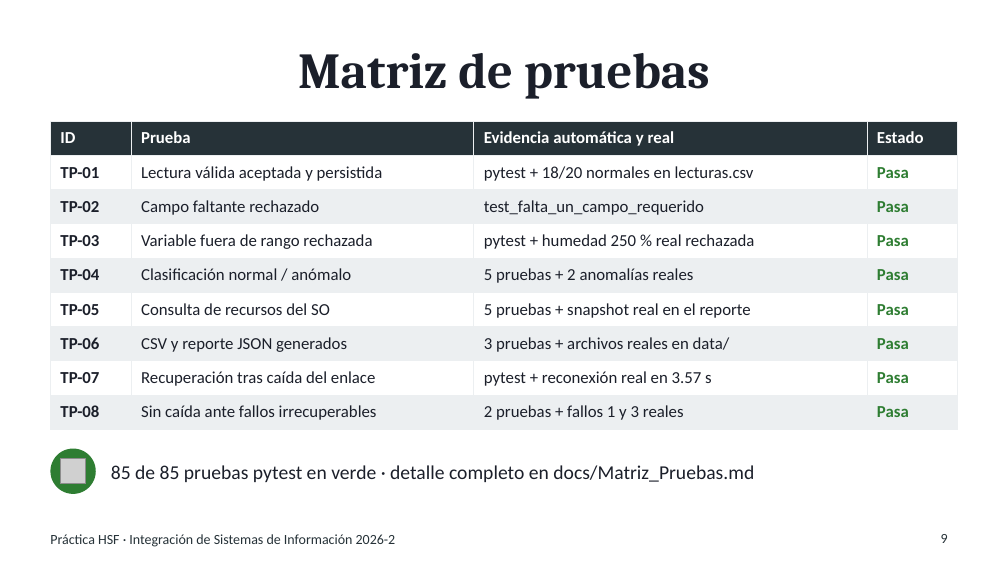
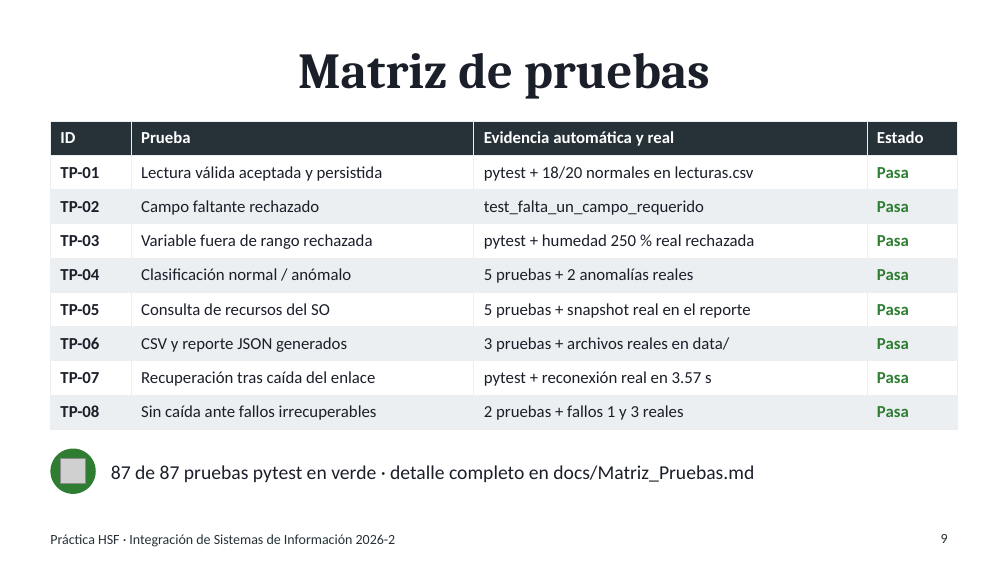
Before and after one commit to Facabore/practica-hsf-segundo-corte, a slide deck: slide 9 of docs/Diapositivas_Video_SegundoCorte.pptx. Drawn at 1008x567 pixels with LibreOffice and Linux fonts; fonts in the diff are those of the drawing; grey boxes stand for pictures. Boxes give left, top, right and bottom in pixels: in the first picture for what was removed or moved away, otherwise in the second. Text is boxed around its words. In the diff, an @@ line names an element or a change of style, - is before the commit and + after.

Commit message:
docs: update test count to 87

```diff
--- a/docs/Diapositivas_Video_SegundoCorte.pptx
+++ b/docs/Diapositivas_Video_SegundoCorte.pptx
@@ text at [111, 465, 754, 482]: text changed @@
-85 de 85 pruebas pytest en verde · detalle completo en docs/Matriz_Pruebas.md
+87 de 87 pruebas pytest en verde · detalle completo en docs/Matriz_Pruebas.md
```
Also in this commit, not shown: 2 other slides changed, 6 other files.
